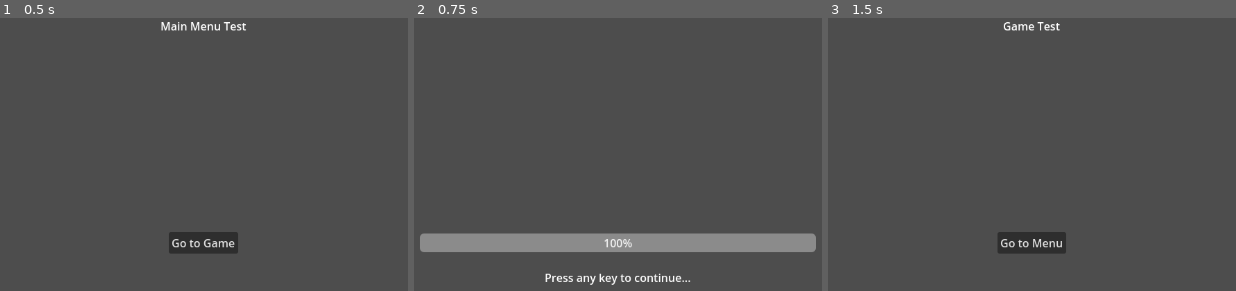
Above: before the commit, frames 1-3 (left to right).
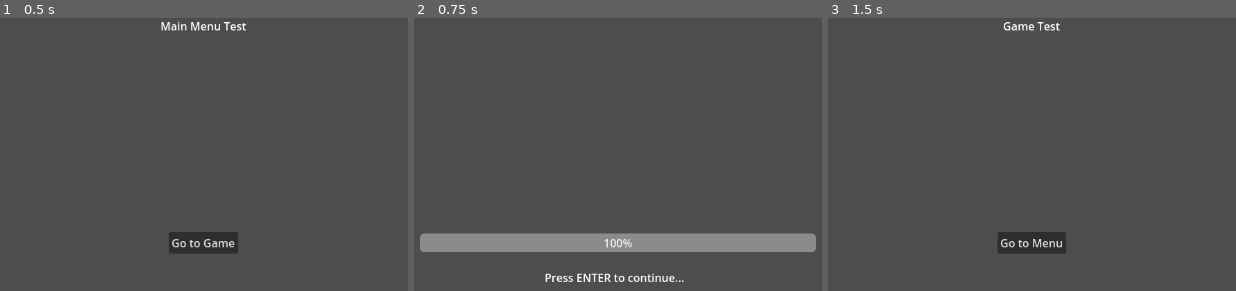
Above: after the commit, the same moments.

Repository: VargaDot/ComposerGodot
Game: Godot game, scene res://Menu/menu.tscn
The game is run twice, just before and just after one commit, with the same random seed, the same clock (stepped at 60 frames per second) and the same inputs.
Inputs:
- Up to frame 1 (0.5 s): no input
- Up to frame 2 (0.75 s): click "Go to Game" at 0.5 s
- Up to frame 3 (1.5 s): tap Enter (activate) at 1.25, 1.35 s

Frame 1 is identical in both runs. In frame 2, 0.5% of the frame differs, in the area x 39-68%, y 93-98%; in frame 3, nothing differs.

Commit message:
corrected finished label

Diff:
--- a/Load Screen/LoadScreen.tscn
+++ b/Load Screen/LoadScreen.tscn
@@ -44,4 +44,4 @@
 offset_bottom = 61.5
 grow_horizontal = 2
 grow_vertical = 2
-text = "Press any key to continue..."
+text = "Press ENTER to continue..."
